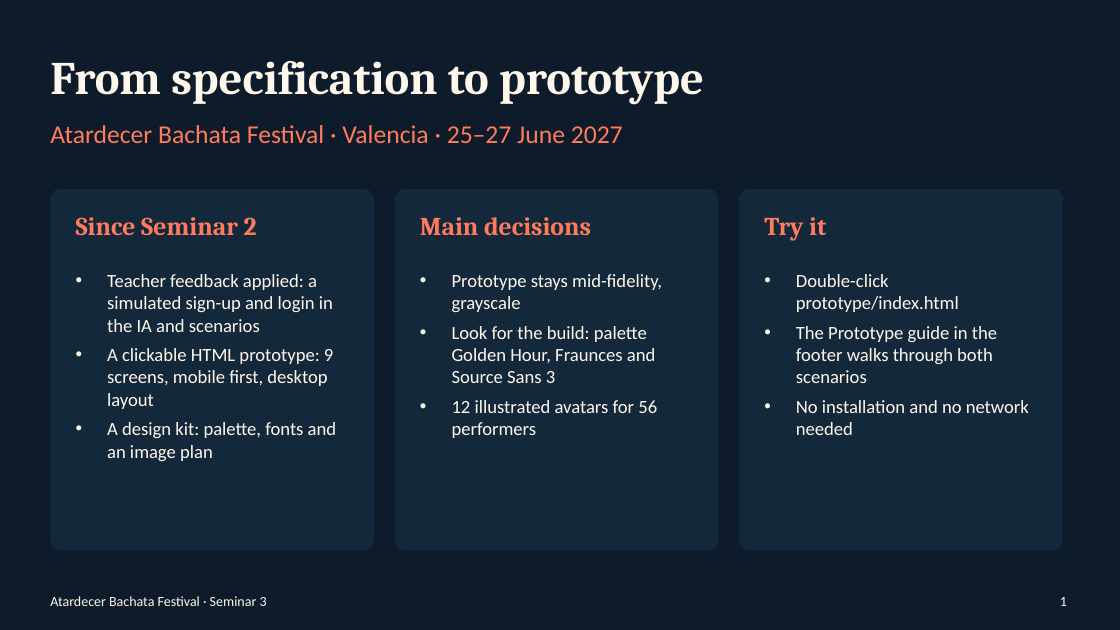
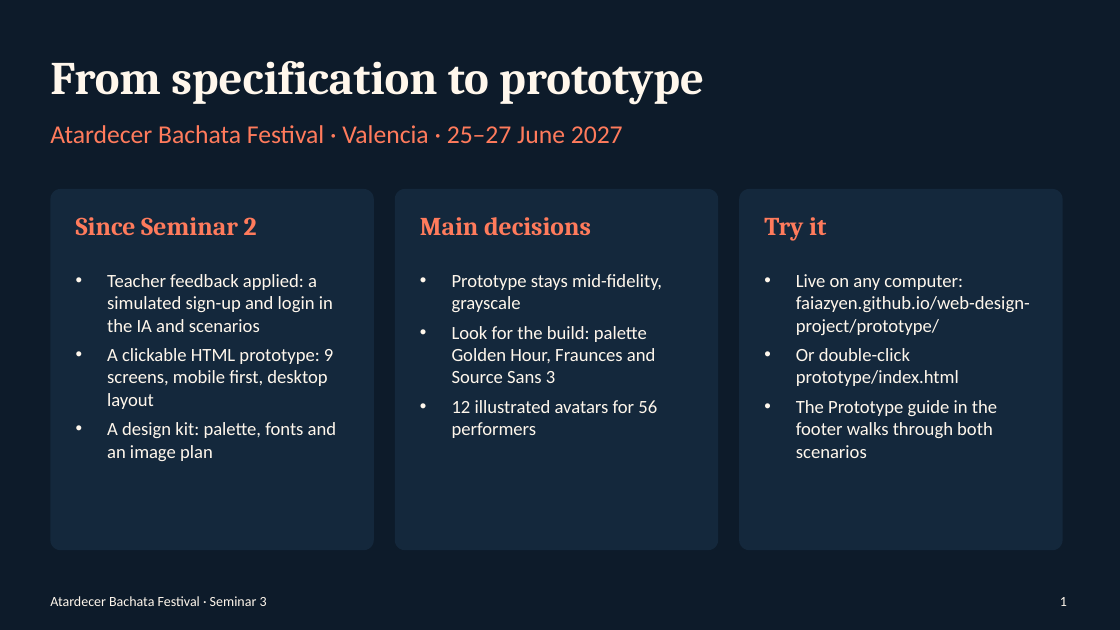
Before and after one commit to faiazyen/web-design-project, a slide deck: slide 1 of Seminar 3 Submission/presentation.pptx. Drawn at 1120x630 pixels with LibreOffice and Linux fonts; fonts in the diff are those of the drawing. Boxes give left, top, right and bottom in pixels: in the first picture for what was removed or moved away, otherwise in the second. Text is boxed around its words. In the diff, an @@ line names an element or a change of style, - is before the commit and + after.

```diff
--- a/Seminar 3 Submission/presentation.pptx
+++ b/Seminar 3 Submission/presentation.pptx
@@ text at box(796, 274, 1030, 386): text changed @@
-• Double-click prototype/index.html
+• Live on any computer: faiazyen.github.io/web-design-project/prototype/
+• Or double-click prototype/index.html
@@ text at box(796, 400, 1029, 435): paragraph removed @@
-• No installation and no network needed
```
Also in this commit, not shown: 1 other slide changed, 14 other files.
